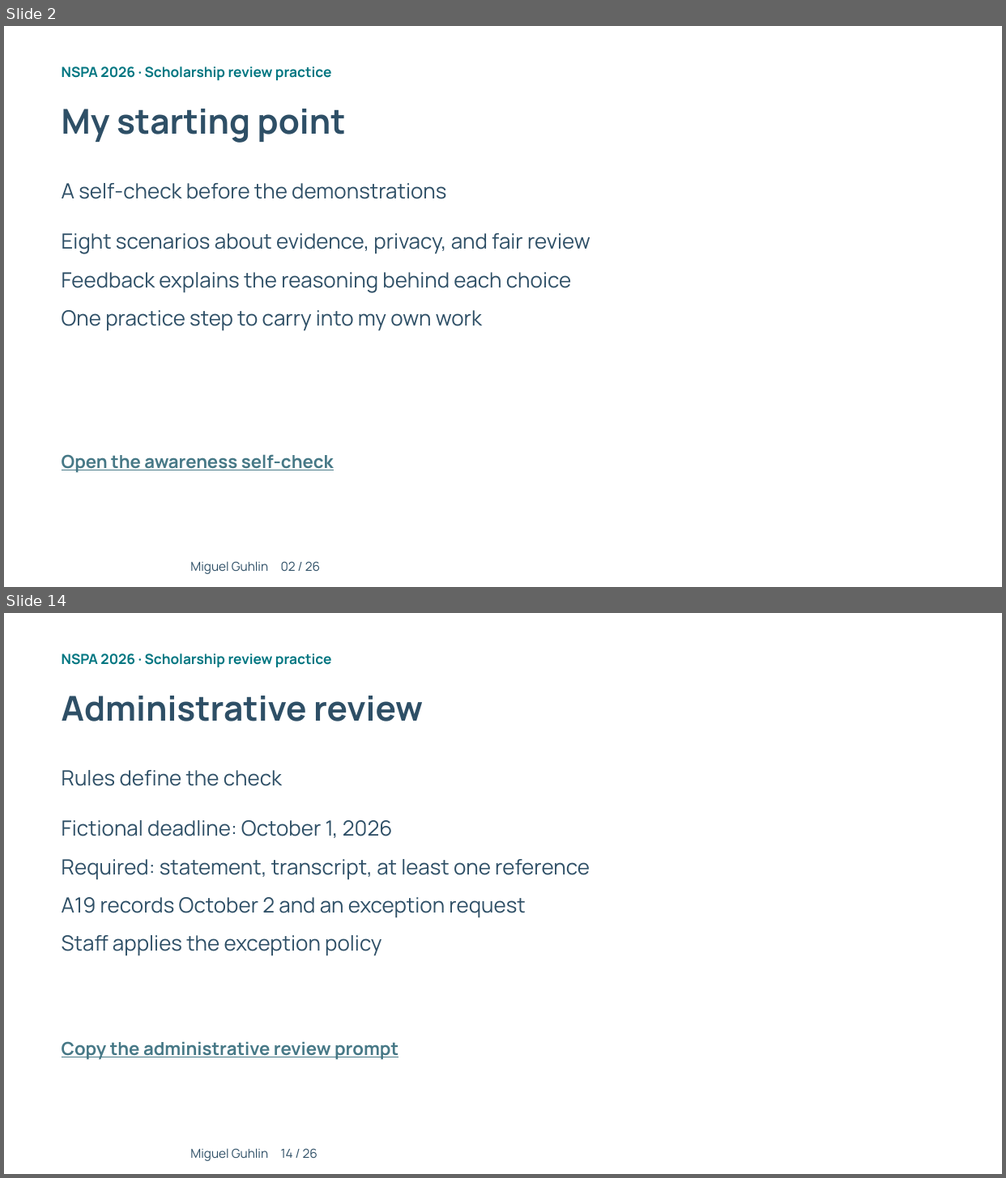
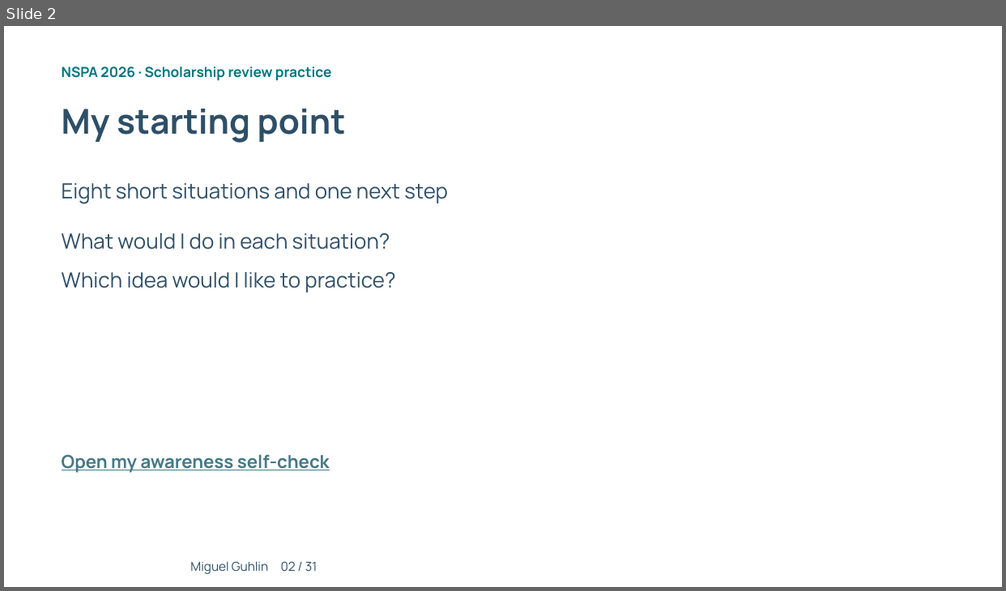
Before and after one commit to mguhlin/nspa, a slide deck: 2026/p/slides/ai-prompting-scholarship-review.pptx. Shown one above the other, each under a label of ours: slides 2 and 14 before the commit, slide 2 after it; the slides between them are not shown. The pictures are 1006x1178 and 1006x591 pixels, drawn with LibreOffice and Linux fonts; fonts in the diff are those of the drawing; background and template pictures are left out. Boxes give left, top, right and bottom in pixels: in the first picture for what was removed or moved away, otherwise in the second. Text is boxed around its words. In the diff, an @@ line names an element or a change of style, - is before the commit and + after.

Commit message:
Simplify AI practice and assessment with introductory concepts and pictures

```diff
--- a/2026/p/slides/ai-prompting-scholarship-review.pptx
+++ b/2026/p/slides/ai-prompting-scholarship-review.pptx
@@ slide 14 removed at bbox=[4, 613, 1002, 1174], background picture (left out) @@
@@ text removed at bbox=[62, 653, 331, 667] @@
-NSPA 2026 · Scholarship review practice
@@ text removed at bbox=[62, 696, 423, 722] @@
-Administrative review
@@ text removed at bbox=[62, 770, 282, 786] @@
-Rules define the check
@@ text removed at bbox=[62, 820, 393, 838] @@
-Fictional deadline: October 1, 2026
@@ text removed at bbox=[62, 859, 590, 879] @@
-Required: statement, transcript, at least one reference
@@ text removed at bbox=[62, 897, 525, 918] @@
-A19 records October 2 and an exception request
@@ text removed at bbox=[62, 935, 381, 956] @@
-Staff applies the exception policy
@@ text removed at bbox=[62, 1041, 398, 1060] @@
-Copy the administrative review prompt
@@ text removed at bbox=[190, 1148, 317, 1161] @@
-Miguel Guhlin 14 / 26
@@ slide 2 changed as well @@
@@ text at bbox=[62, 183, 448, 204]: text changed @@
-A self-check before the demonstrations
+Eight short situations and one next step
@@ text at bbox=[62, 233, 390, 250]: text changed @@
-Eight scenarios about evidence, privacy, and fair review
+What would I do in each situation?
@@ text at bbox=[62, 272, 395, 292]: text changed @@
-Feedback explains the reasoning behind each choice
+Which idea would I like to practice?
@@ text removed at bbox=[62, 310, 482, 331] @@
-One practice step to carry into my own work
@@ text at bbox=[62, 454, 330, 473]: text changed @@
-Open the awareness self-check
+Open my awareness self-check
@@ text at bbox=[190, 561, 317, 574]: text changed @@
-Miguel Guhlin 02 / 26
+Miguel Guhlin 02 / 31
```
Also in this commit, not shown: 8 other slides changed, 22 slides added, 16 other slides removed, 33 other files.
